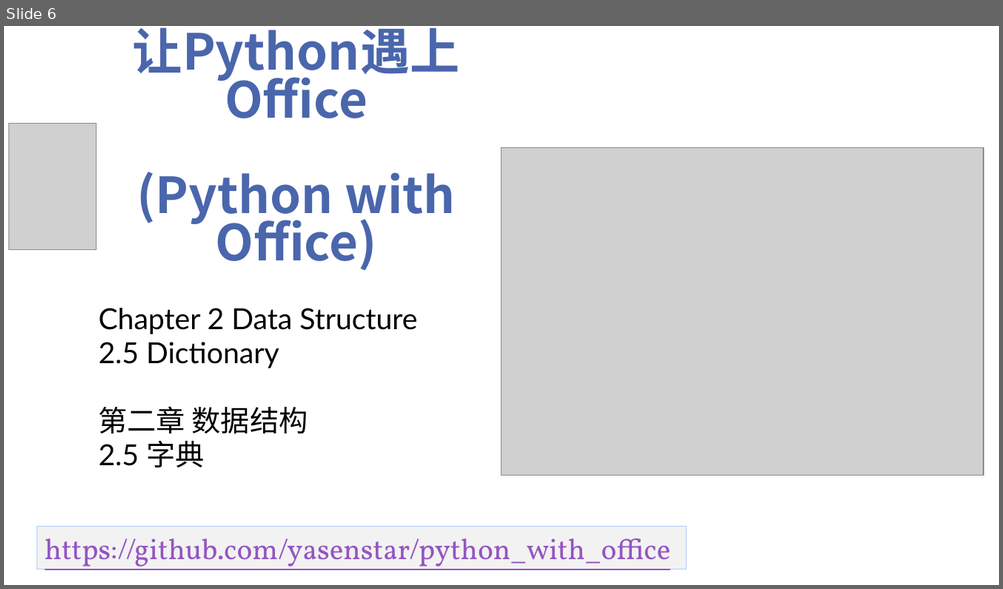
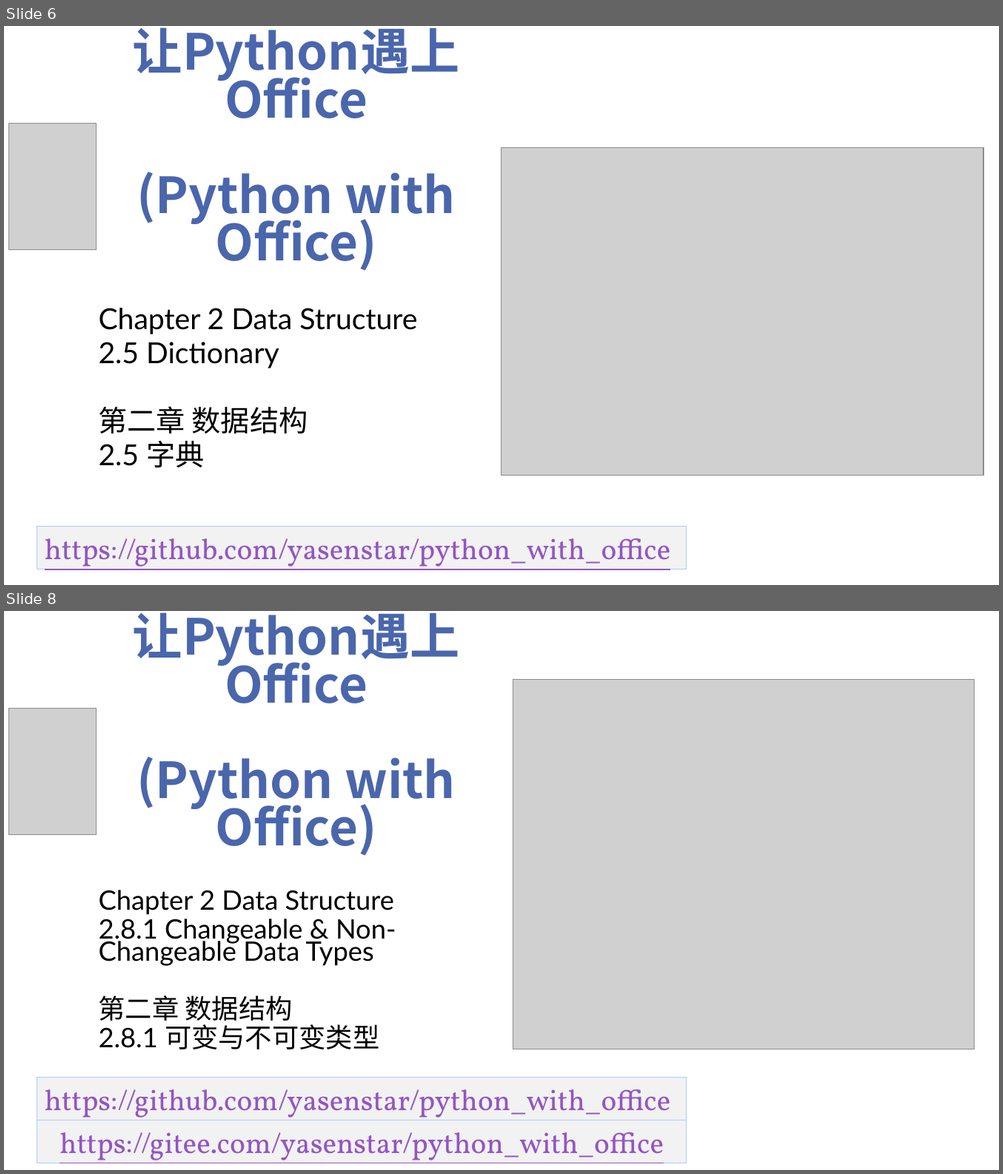
Before and after one commit to yasenstar/python_with_office, a slide deck: Video_Covers.pptx. Shown one above the other, each under a label of ours: slide 6 before the commit, slides 6 and 8 after it; the slides between them are not shown. The pictures are 1003x589 and 1003x1174 pixels, drawn with LibreOffice and Linux fonts; fonts in the diff are those of the drawing; grey boxes stand for pictures; background and template pictures are left out. Boxes give left, top, right and bottom in pixels: in the first picture for what was removed or moved away, otherwise in the second. Text is boxed around its words. In the diff, an @@ line names an element or a change of style, - is before the commit and + after.

Commit message:
add chapter 2.8

```diff
--- a/Video_Covers.pptx
+++ b/Video_Covers.pptx
@@ slide 8 added at [4,611,999,1170], background picture (left out) @@
@@ title added at [133,612,460,856], 48 pt, text #4A66AC, bold @@
+让Python遇上Office
+(Python with Office)
@@ picture added at [513,680,974,1050] @@
@@ picture added at [8,708,96,834] @@
@@ subtitle added at [99,890,395,1050], 25.9 pt, text #000000 @@
+Chapter 2 Data Structure
+2.8.1 Changeable & Non-Changeable Data Types
+第二章 数据结构
+2.8.1 可变与不可变类型
@@ rectangle added at [37,1078,686,1121], fill #F2F2F2, outline #ACCBF9 0.75 pt, 28 pt, text #9454C3, underline @@
+https://github.com/yasenstar/python_with_office
@@ rectangle added at [37,1121,686,1163], fill #F2F2F2, outline #ACCBF9 0.75 pt, 28 pt, text #9454C3, underline @@
+https://gitee.com/yasenstar/python_with_office
```
Also in this commit, not shown: 1 slide changed, 1 other slide added, 6 other files.
